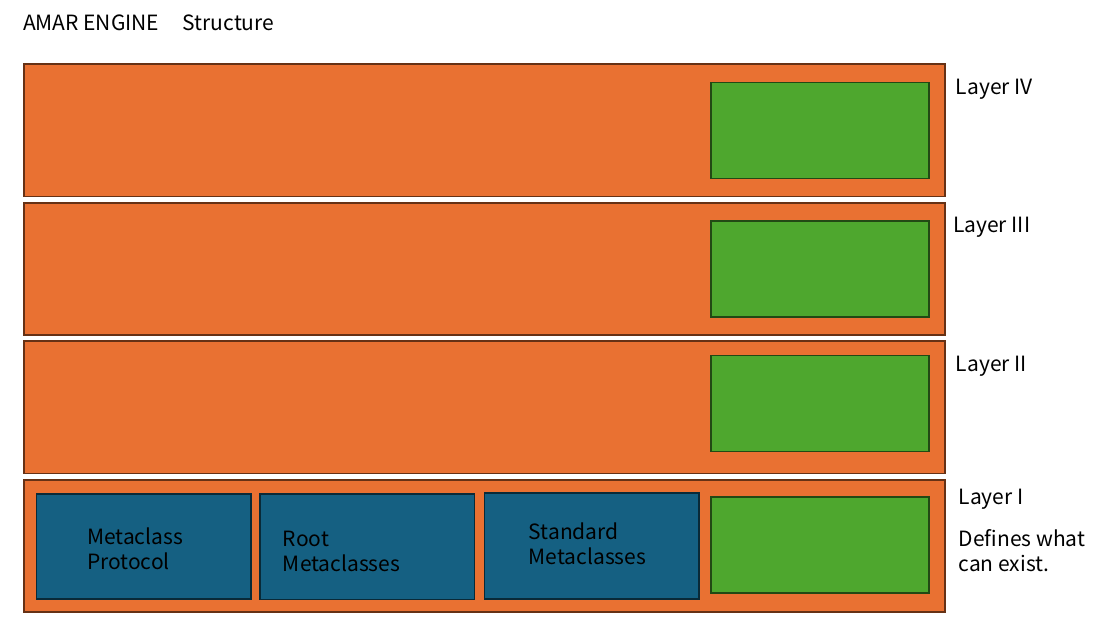
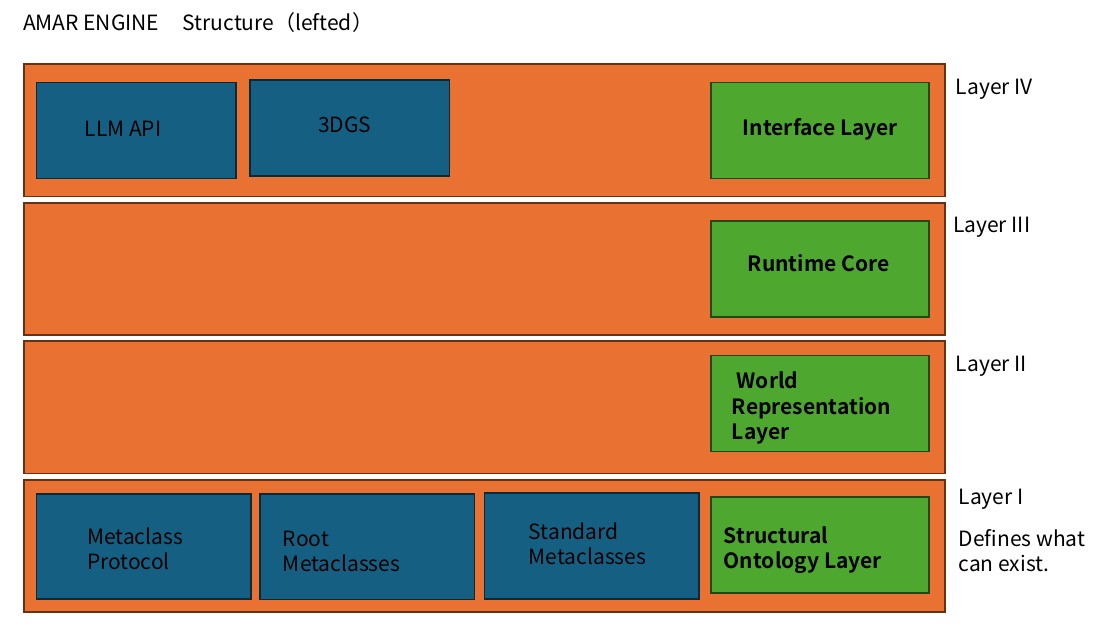
Before and after one commit to Oasis-Company/AMAR-Engine, a slide deck: slide 3 of docs/amar engine overview.pptx (slide 2 before the commit). Drawn at 1120x630 pixels with LibreOffice and Linux fonts; fonts in the diff are those of the drawing. Boxes give left, top, right and bottom in pixels: in the first picture for what was removed or moved away, otherwise in the second. Text is boxed around its words. In the diff, an @@ line names an element or a change of style, - is before the commit and + after.

```diff
--- a/docs/amar engine overview.pptx
+++ b/docs/amar engine overview.pptx
@@ text at <box>23,12,373,32</box>: text changed; font Noto Sans CJK JP to Noto Sans CJK SC @@
-AMAR ENGINE Structure
+AMAR ENGINE Structure（lefted）
@@ rectangle added at <box>36,82,236,178</box>, fill #156082, outline #092A39 1.5 pt @@
@@ rectangle added at <box>250,80,450,176</box>, fill #156082, outline #092A39 1.5 pt @@
@@ text added at <box>318,116,371,132</box>, 18 pt, text #000000 @@
+3DGS
@@ text added at <box>743,118,898,140</box>, 18 pt, text #000000, bold @@
+Interface Layer
@@ text added at <box>85,120,161,136</box>, 18 pt, text #000000 @@
+LLM API
@@ text added at <box>748,254,889,272</box>, 18 pt, text #000000, bold @@
+Runtime Core
@@ text added at <box>732,371,891,444</box>, 18 pt, text #000000, bold @@
+World Representation Layer
@@ text added at <box>724,526,882,573</box>, 18 pt, text #000000, bold @@
+Structural Ontology Layer
```
Also in this commit, not shown: 2 other slides changed, 4 slides added.
